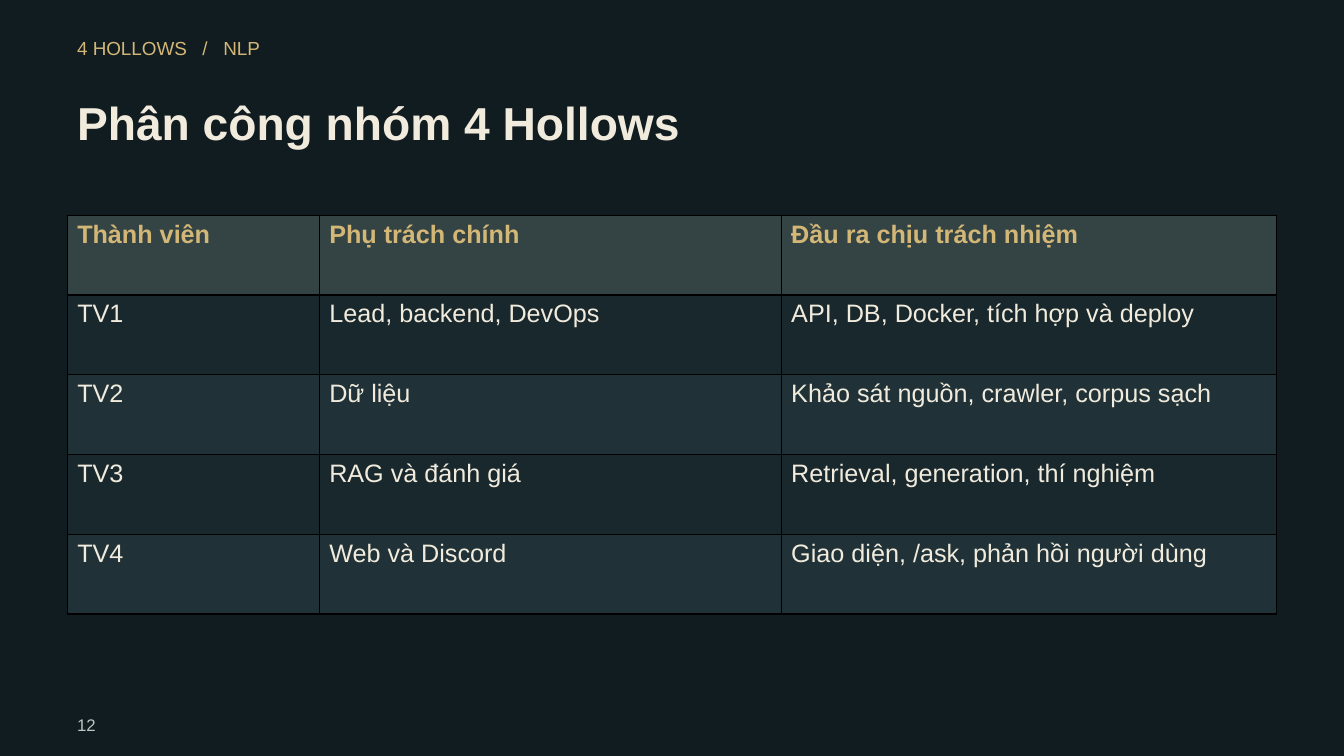
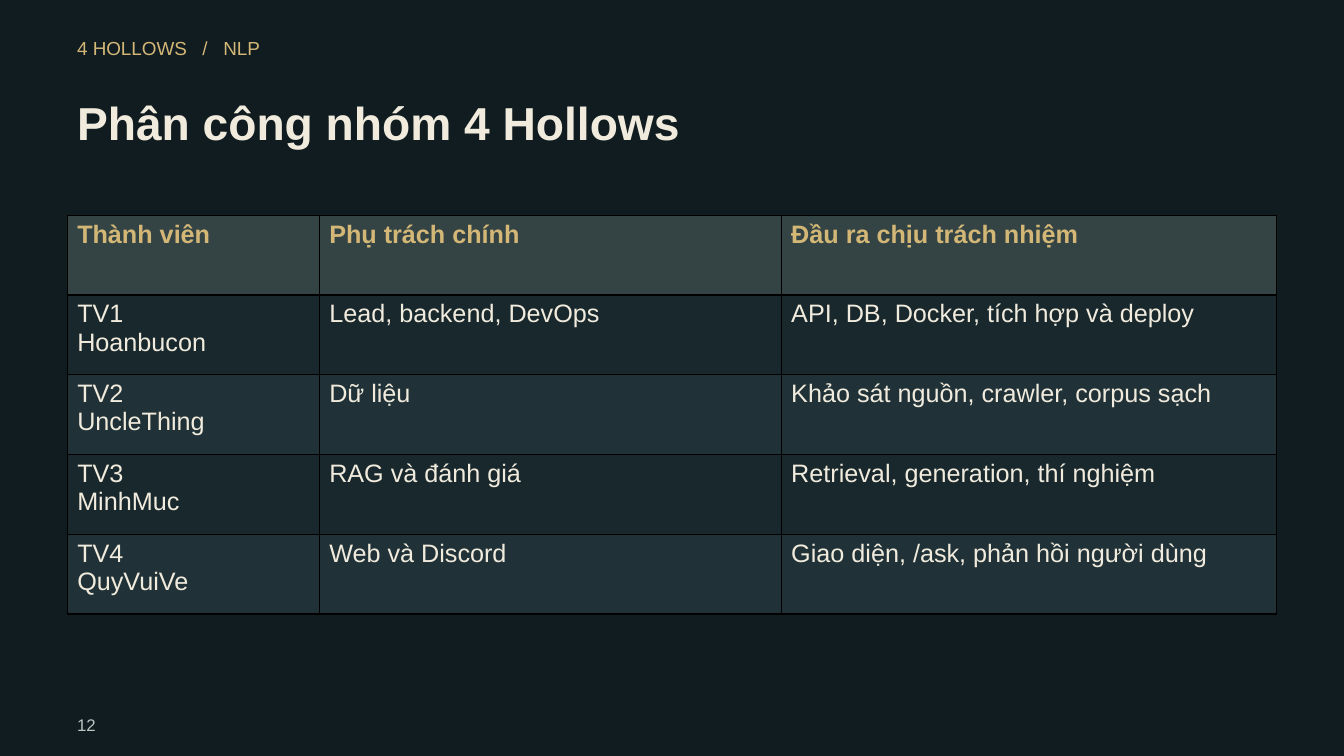
Before and after one commit to HoanBuCon/Index-Beast, a slide deck: slide 12 of docs/presentation/output/IndexBeast_DangKyDeTai_9Tuan.pptx. Drawn at 1344x756 pixels with LibreOffice and Linux fonts; fonts in the diff are those of the drawing. Boxes give left, top, right and bottom in pixels: in the first picture for what was removed or moved away, otherwise in the second. Text is boxed around its words. In the diff, an @@ line names an element or a change of style, - is before the commit and + after.

```diff
--- a/docs/presentation/output/IndexBeast_DangKyDeTai_9Tuan.pptx
+++ b/docs/presentation/output/IndexBeast_DangKyDeTai_9Tuan.pptx
@@ table at (68,216,1277,615) @@
-row 2, column 1: TV1
+row 2, column 1: TV1 / Hoanbucon
-row 3, column 1: TV2
+row 3, column 1: TV2 / UncleThing
-row 4, column 1: TV3
+row 4, column 1: TV3 / MinhMuc
-row 5, column 1: TV4
+row 5, column 1: TV4 / QuyVuiVe
```
Also in this commit, not shown: 3 other slides changed, 18 other files.
